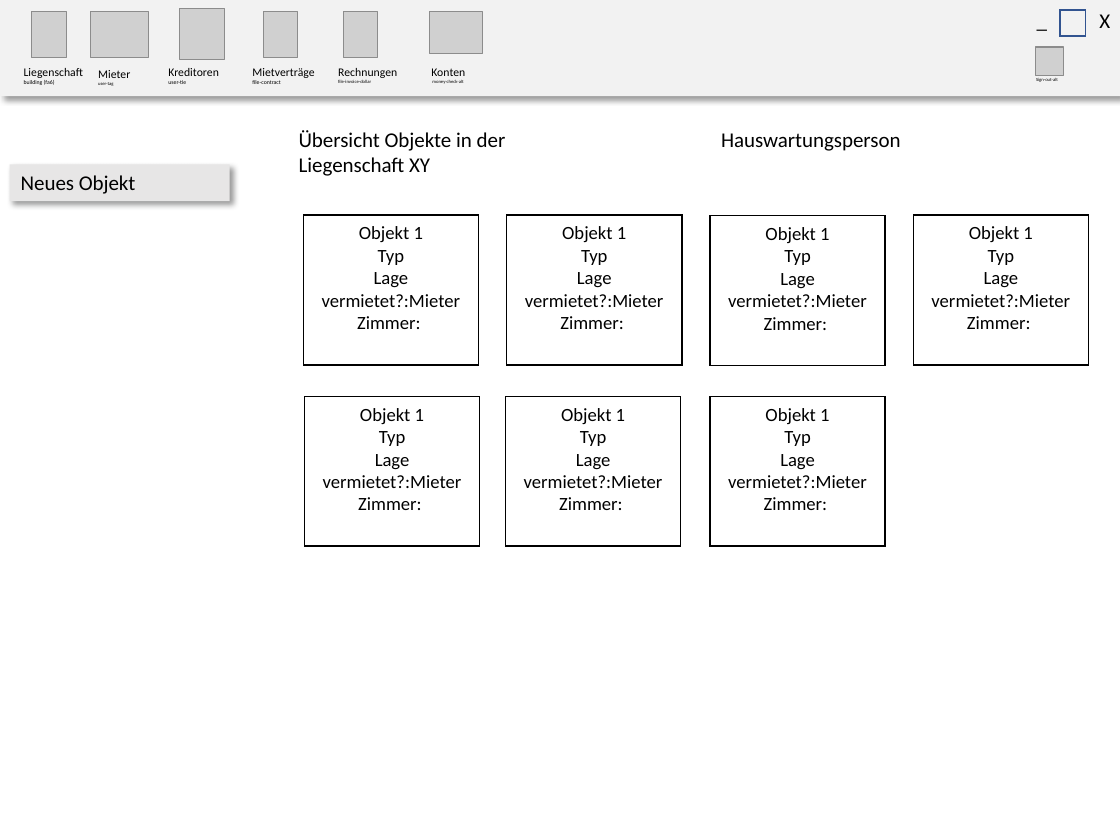
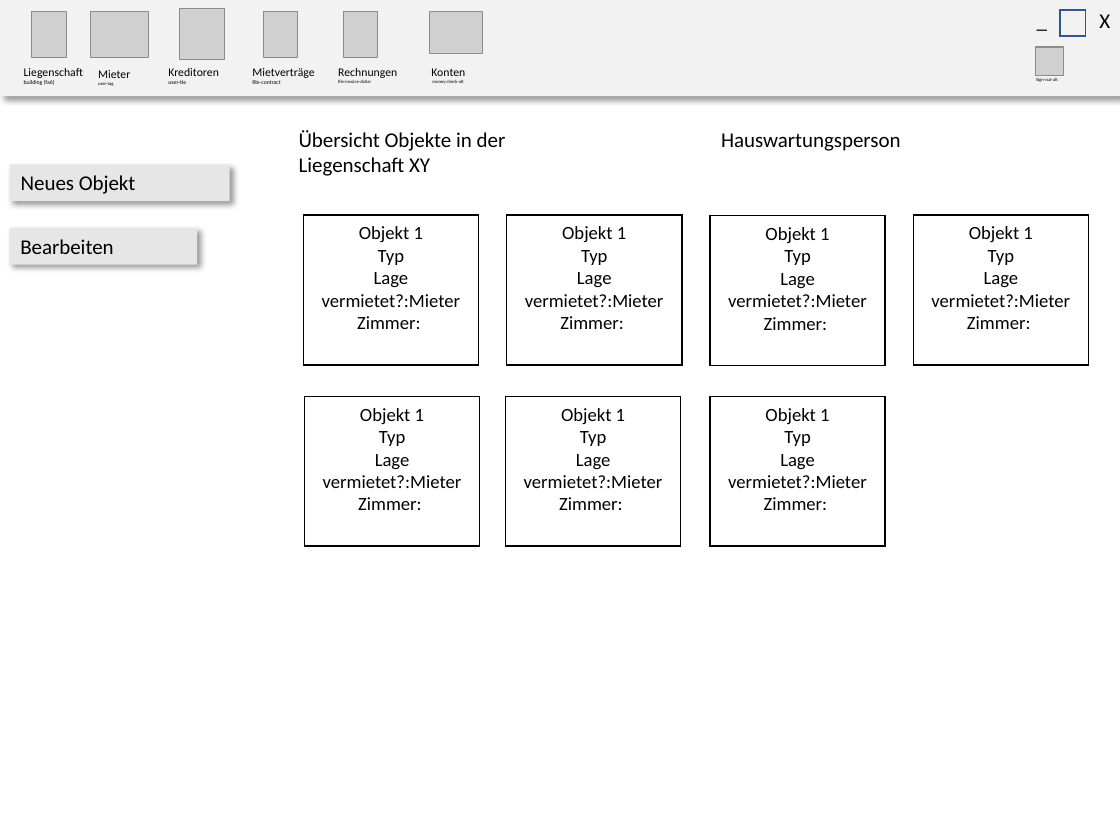
Before and after one commit to sirtheta/ImmoGlobal_Semesterarbeit, a slide deck: slide 3 of docs/GUI-Design.pptx. Drawn at 1120x840 pixels with LibreOffice and Linux fonts; fonts in the diff are those of the drawing; grey boxes stand for pictures. Boxes give left, top, right and bottom in pixels: in the first picture for what was removed or moved away, otherwise in the second. Text is boxed around its words. In the diff, an @@ line names an element or a change of style, - is before the commit and + after.

```diff
--- a/docs/GUI-Design.pptx
+++ b/docs/GUI-Design.pptx
@@ rectangle added at bbox=[9, 227, 197, 264], fill #E7E6E6, 13.5 pt, text #000000 @@
+Bearbeiten
```
Also in this commit, not shown: 7 other slides changed, 1 slide added, 16 other files.
